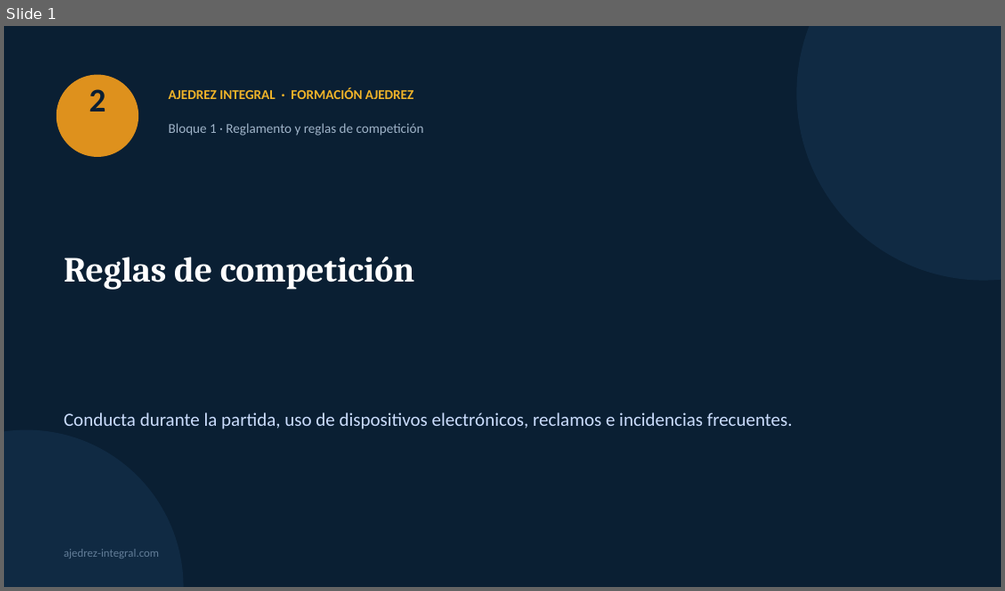
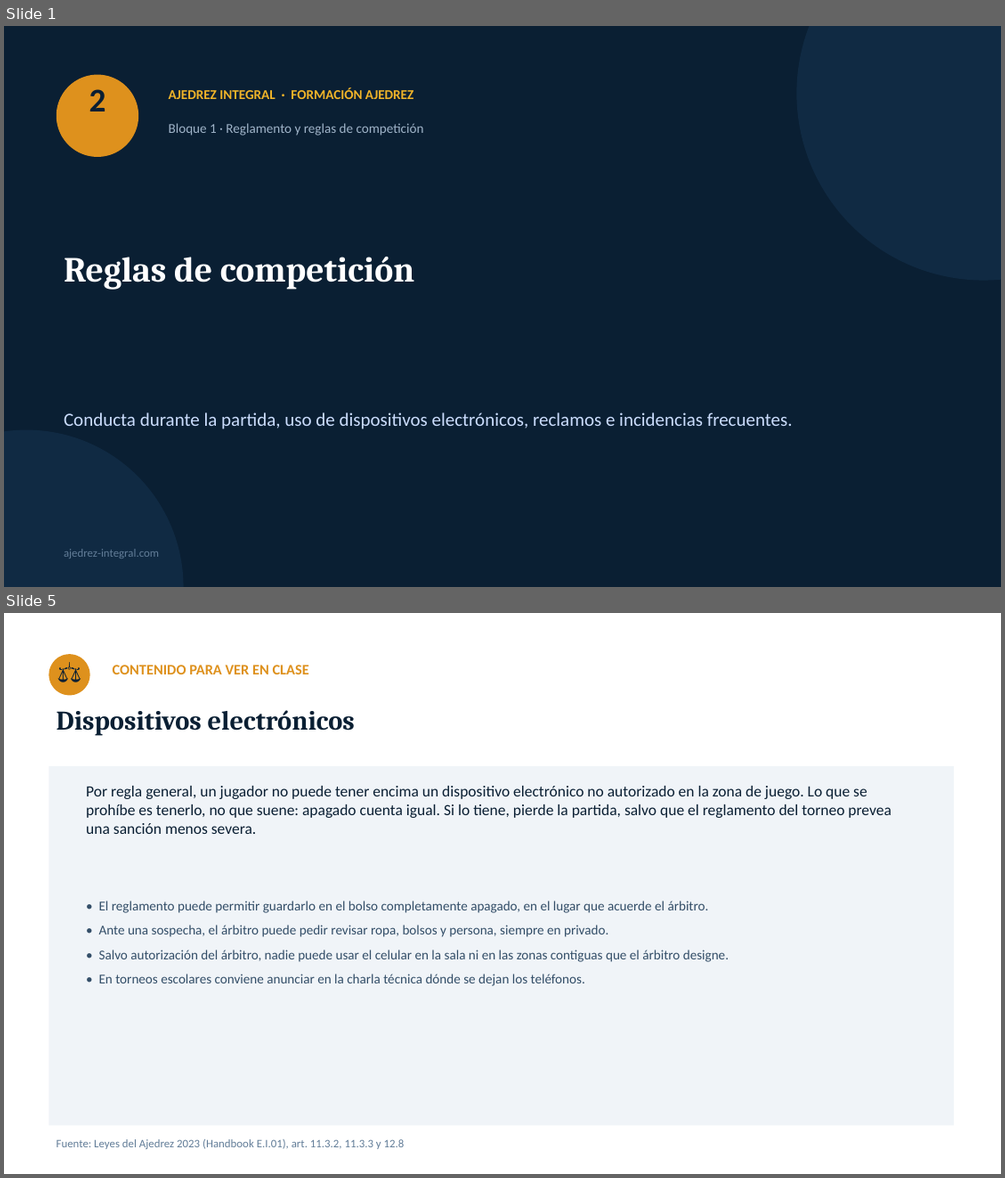
Before and after one commit to GMpupilo2026/Pagina-Completa, a slide deck: cursos/recursos/formacion-ajedrez/02-reglas-de-competicion.pptx. Shown one above the other, each under a label of ours: slide 1 before the commit, slides 1 and 5 after it; the slides between them are not shown. The pictures are 1005x591 and 1005x1178 pixels, drawn with LibreOffice and Linux fonts; fonts in the diff are those of the drawing. Boxes give left, top, right and bottom in pixels: in the first picture for what was removed or moved away, otherwise in the second. Text is boxed around its words. In the diff, an @@ line names an element or a change of style, - is before the commit and + after.

```diff
--- a/cursos/recursos/formacion-ajedrez/02-reglas-de-competicion.pptx
+++ b/cursos/recursos/formacion-ajedrez/02-reglas-de-competicion.pptx
@@ slide 5 added at box(4, 613, 1001, 1174), background #FFFFFF @@
@@ ellipse added at box(48, 654, 90, 695), fill #DE911D @@
@@ text added at box(48, 654, 90, 695), 20 pt, text #0A1F33 @@
+⚖
@@ text added at box(113, 665, 309, 674), 14 pt, text #DE911D, bold @@
+CONTENIDO PARA VER EN CLASE
@@ text added at box(57, 710, 355, 735), 26 pt, text #0A1F33, bold @@
+Dispositivos electrónicos
@@ rectangle added at box(48, 766, 954, 1126), fill #F0F4F8 @@
@@ text added at box(86, 786, 890, 834), 15 pt, text #0A1F33 @@
+Por regla general, un jugador no puede tener encima un dispositivo electrónico no autorizado en la zona de juego. Lo que se prohíbe es tenerlo, no que suene: apagado cuenta igual. Si lo tiene, pierde la partida, salvo que el reglamento del torneo prevea una sanción menos severa.
@@ text added at box(99, 900, 728, 986), 13 pt, text #334E68 @@
+• El reglamento puede permitir guardarlo en el bolso completamente apagado, en el lugar que acuerde el árbitro.
+• Ante una sospecha, el árbitro puede pedir revisar ropa, bolsos y persona, siempre en privado.
+• Salvo autorización del árbitro, nadie puede usar el celular en la sala ni en las zonas contiguas que el árbitro designe.
+• En torneos escolares conviene anunciar en la charla técnica dónde se dejan los teléfonos.
@@ text added at box(57, 1139, 404, 1149), 11 pt, text #627D98 @@
+Fuente: Leyes del Ajedrez 2023 (Handbook E.I.01), art. 11.3.2, 11.3.3 y 12.8
```
Also in this commit, not shown: 1 slide changed, 25 other slides added, 2 slides removed, 28 other files.
